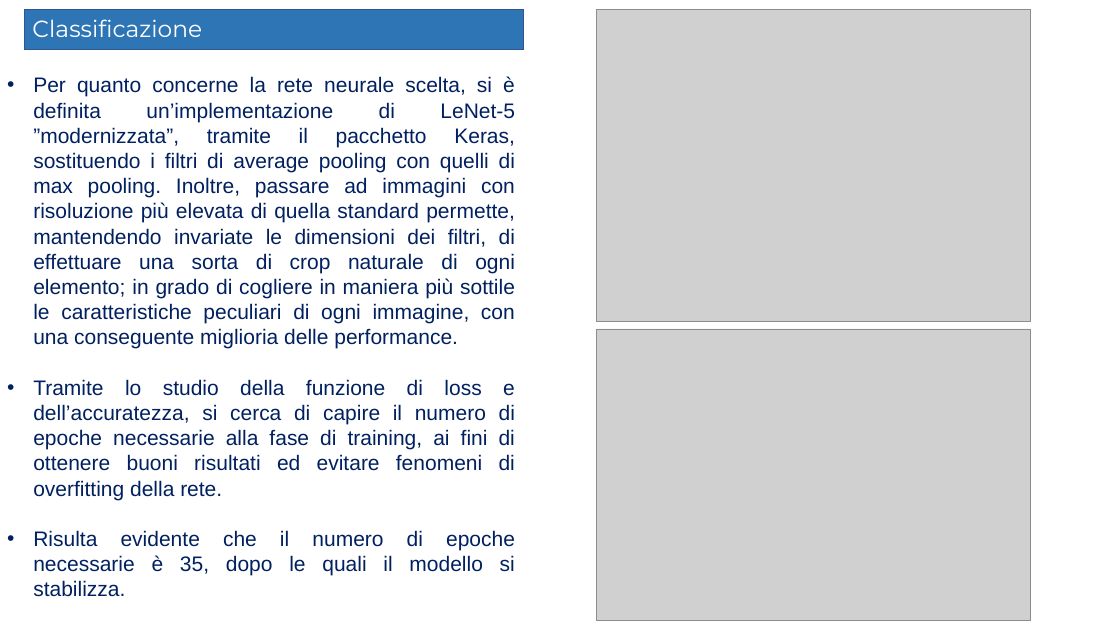
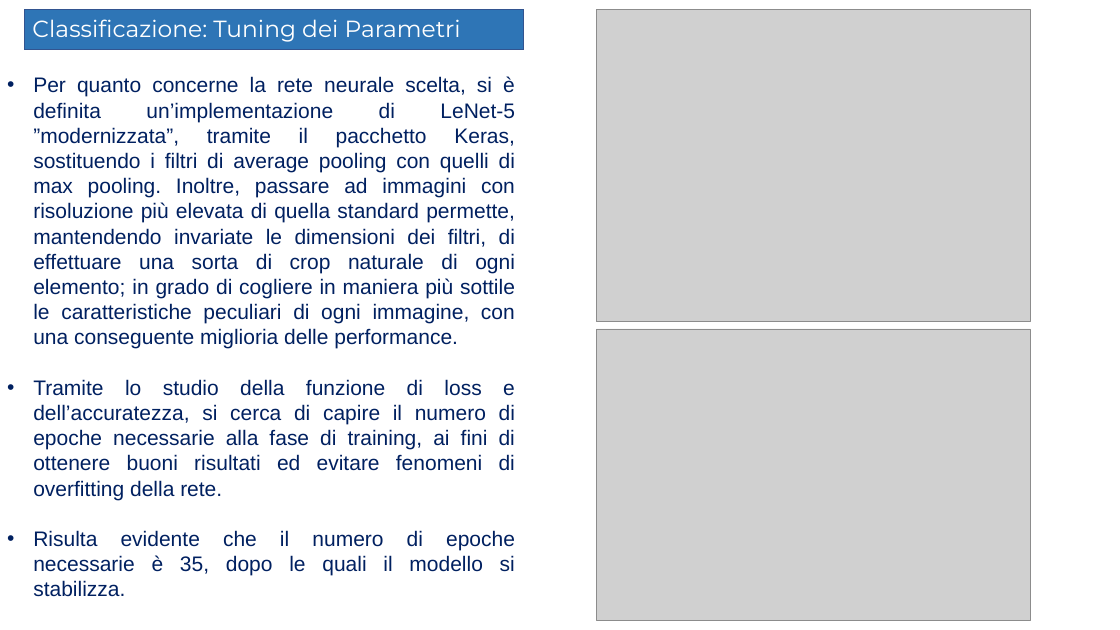
Before and after one commit to Elmaravilla7/Tesi, a slide deck: slide 33 of Presentazione204898.pptx. Drawn at 1120x630 pixels with LibreOffice and Linux fonts; fonts in the diff are those of the drawing; grey boxes stand for pictures; background and template pictures are left out. Boxes give left, top, right and bottom in pixels: in the first picture for what was removed or moved away, otherwise in the second. Text is boxed around its words. In the diff, an @@ line names an element or a change of style, - is before the commit and + after.

```diff
--- a/Presentazione204898.pptx
+++ b/Presentazione204898.pptx
@@ text at <box>32,19,461,42</box>: text changed @@
-Classificazione
+Classificazione: Tuning dei Parametri
```
Also in this commit, not shown: 11 other slides changed.
